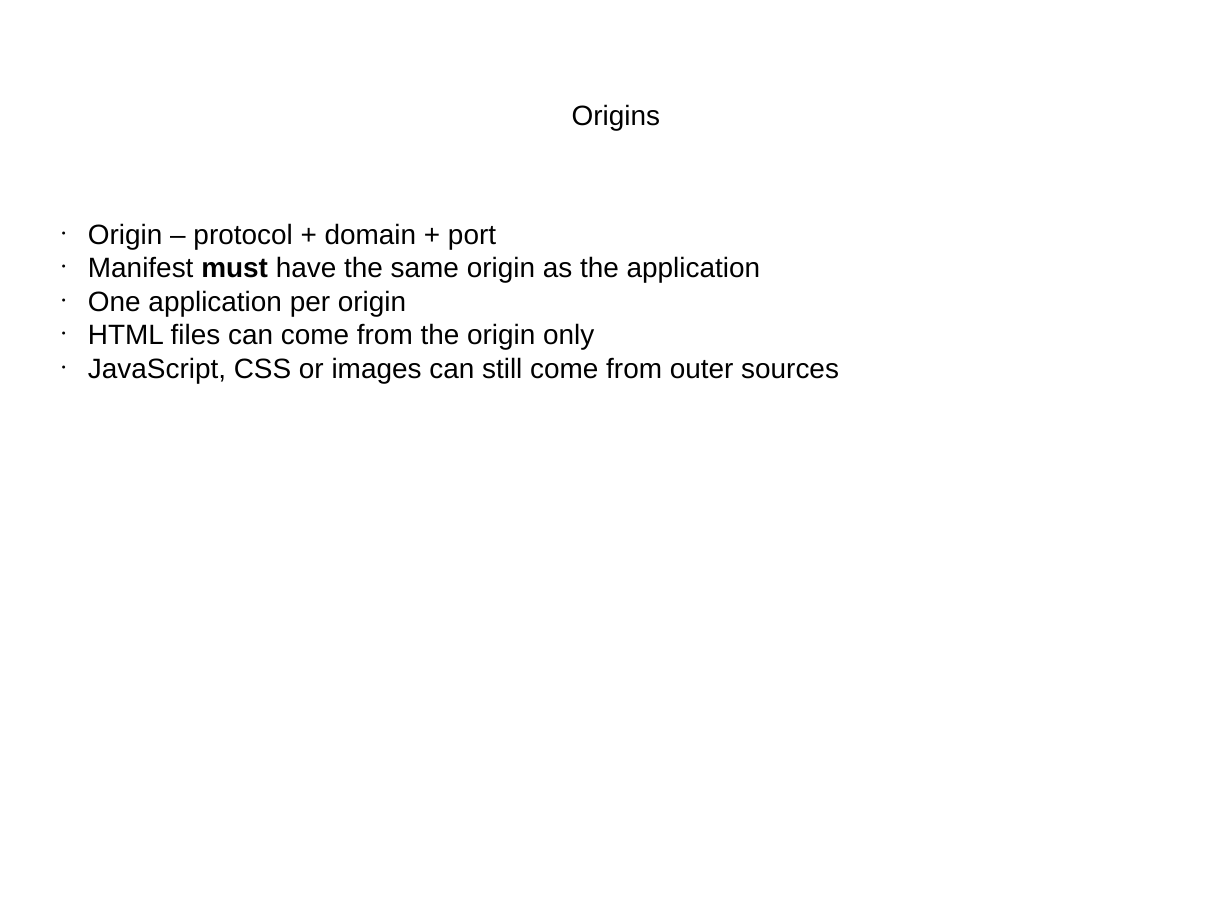
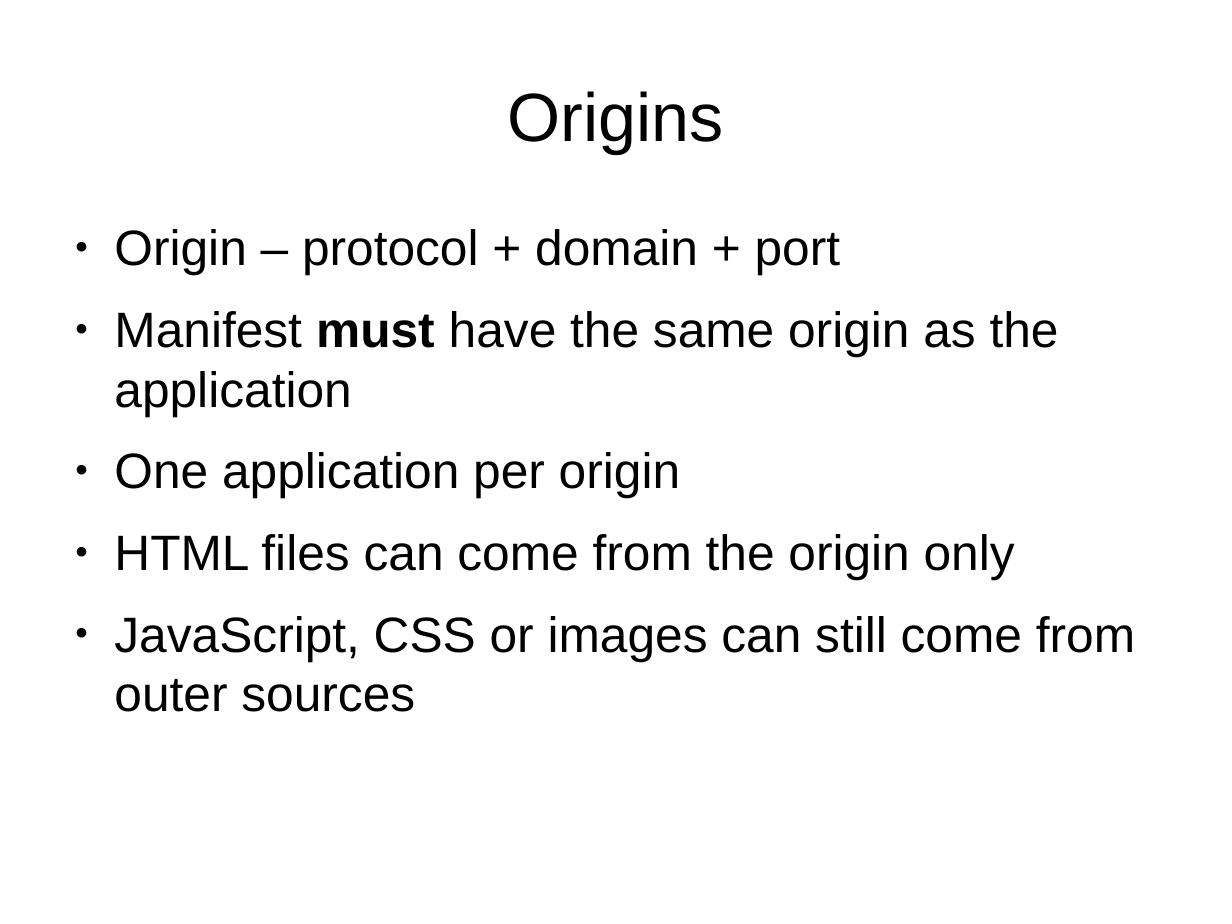
Before and after one commit to ymihaylov/Firefox-OS-Documentation-Project, a slide deck: slide 6 of Applications-Slides.pptx. Drawn at 1232x924 pixels with LibreOffice and Linux fonts; fonts in the diff are those of the drawing. Boxes give left, top, right and bottom in pixels: in the first picture for what was removed or moved away, otherwise in the second. Text is boxed around its words. In the diff, an @@ line names an element or a change of style, - is before the commit and + after.

```diff
--- a/Applications-Slides.pptx
+++ b/Applications-Slides.pptx
@@ title "Origins" at [508,91,724,153]: size 18 to 44 pt @@
@@ text "Origin – protocol + domain ..." at [114,229,1135,712]: size 18 to 32 pt; indent changed; more space between paragraphs @@
```
Also in this commit, not shown: 13 other slides changed, 1 slide added, 1 slide removed.
